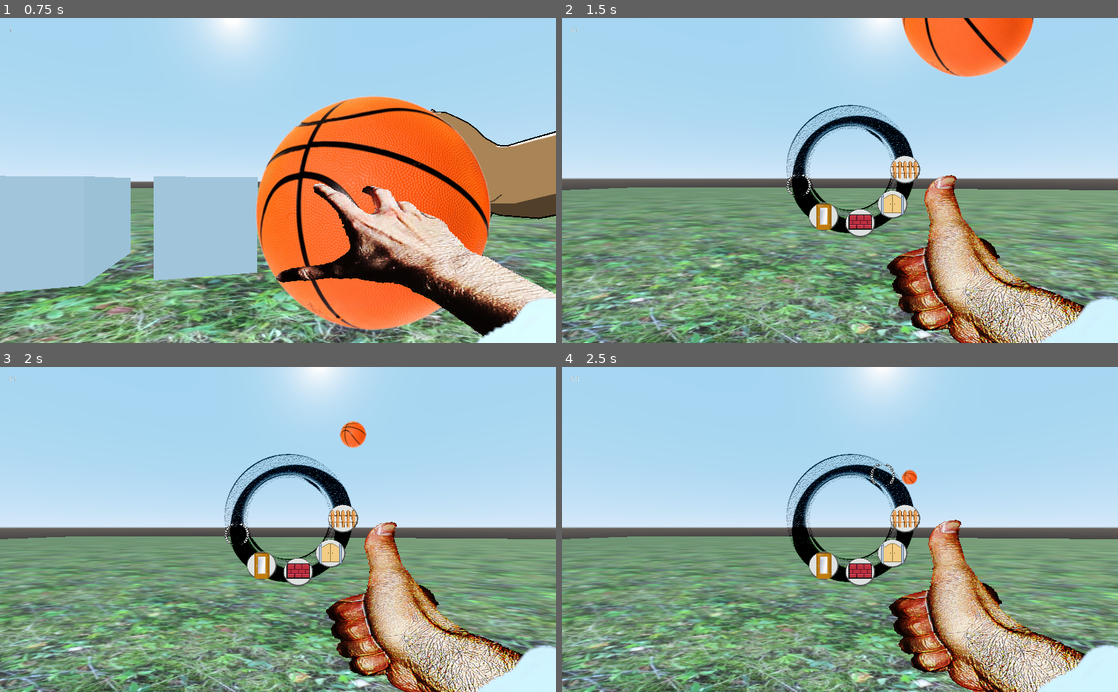
Above: before the commit, frames 1-4 (two rows, left to right).
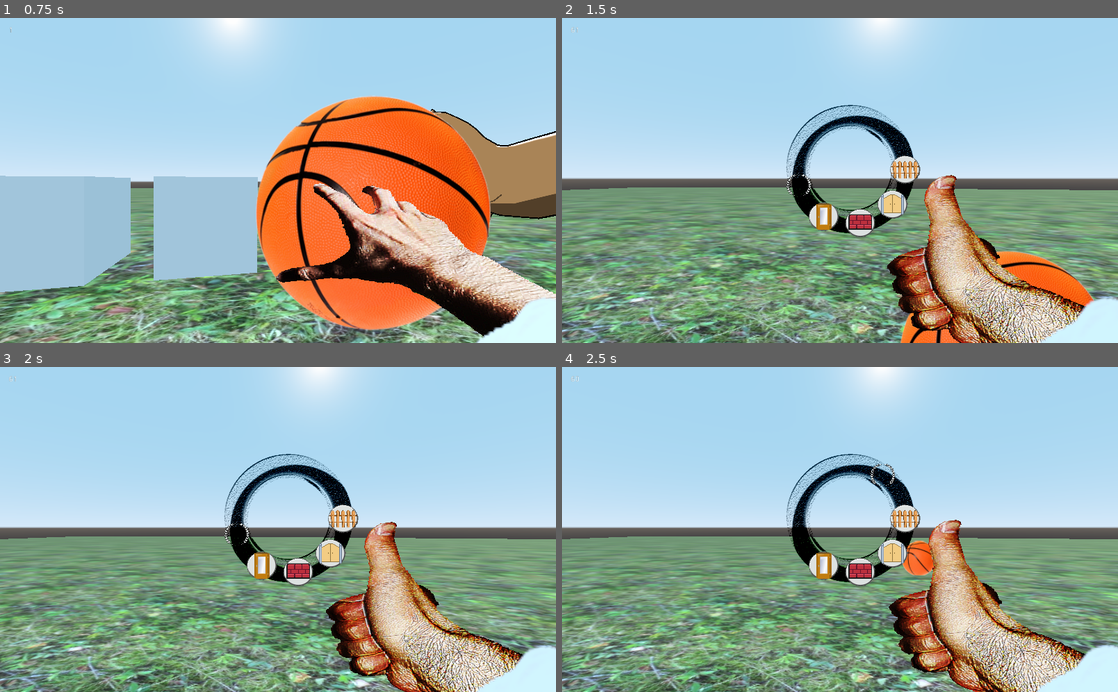
Above: after the commit, the same moments.

Repository: moehnked/HorseGame2
Game: Godot game, scene res://world.tscn
The game is run twice, just before and just after one commit, with the same random seed, the same clock (stepped at 60 frames per second) and the same inputs. The engine's default icon, where the game draws it, is replaced by a stand-in: a white triangle on a blue panel in a dark square.
Inputs (mouse positions are in pixels of both pictures, inside the frame that each line leads up to):
- Up to frame 1 (0.75 s): tap Enter at 0.5 s; move the mouse to (305, 180) at 0.52 s; press the mouse at (305, 180) at 0.53 s; hold W (move_forward) from 0.53 s (still down); tap E (engage) at 0.6 s
- Up to frame 2 (1.5 s): keep holding W (move_forward); tap Space (jump) at 0.77 s; move the mouse to (812, 180) at 1.27 s; release the mouse at (812, 180) at 1.28 s; click (812, 180) at 1.35 s
- Up to frame 3 (2 s): keep holding W (move_forward); tap Space (jump) at 1.52 s; tap E (engage) at 1.55 s
- Up to frame 4 (2.5 s): move the mouse to (895, 458) at 2.02 s; release W (move_forward) at 2.03 s; press the mouse at (895, 458) at 2.03 s; hold D (move_right) from 2.03 s (still down); tap E (engage) at 2.1 s

Frame 1 is identical in both runs. In frame 2, 5.1% of the frame differs, in the area x 60-96%, y 0-100%; in frame 3, 0.3%; in frame 4, 0.6%.

Commit message:
basketball complete

Diff:
--- a/Scripts/Items/Basketball.gd
+++ b/Scripts/Items/Basketball.gd
@@ -1,12 +1,11 @@
 extends "res://Scripts/Item.gd"
-var is_takeable = false
 var parent_transform = null
 var playerRef = null
-
+export var launch_power = 100
 
 func _process(delta):
 	if parent_transform != null:
-		global_transform.origin = parent_transform.global_transform.origin
+		owner.global_transform.origin = parent_transform.global_transform.origin
 
 		if Input.is_action_just_released("standard"):
 			shoot_basket()
@@ -16,22 +15,22 @@
 
 func enable_collisions():
 	owner.set_collision_mask_bit(2, 1)
+	is_interactable = true
 
 func interact(controller):
-	if(!is_takeable):
-		print("HAHAHHAHA BASKETBALL")
-		controller.inventory.append(self)
-		is_interactable = false
-		controller.clear()
-		playerRef = controller.owner
-		parent_transform = playerRef.get_palm()
-		playerRef.revoke_casting()
-		playerRef.revoke_menu_options()
-		disable_collisions()
+	print("HAHAHHAHA BASKETBALL")
+	controller.inventory.append(self)
+	is_interactable = false
+	controller.clear()
+	playerRef = controller.owner
+	parent_transform = playerRef.get_palm()
+	playerRef.revoke_casting()
+	playerRef.revoke_menu_options()
+	disable_collisions()
 
 
 func shoot_basket():
-	var dir = 100 * (parent_transform.global_transform.origin - playerRef.global_transform.origin)
+	var dir = launch_power * (parent_transform.global_transform.origin - playerRef.global_transform.origin)
 	owner.apply_central_impulse(dir)
 	parent_transform = null
 	playerRef.restore_menu_options()
--- a/prefabs/Items/Basketball.tscn
+++ b/prefabs/Items/Basketball.tscn
@@ -5,8 +5,8 @@
 [ext_resource path="res://Scripts/Items/Basketball.gd" type="Script" id=3]
 
 [sub_resource type="PhysicsMaterial" id=1]
-friction = 2.0
-bounce = 0.5
+friction = 1.7
+bounce = 0.8
 
 [sub_resource type="SphereShape" id=2]
 radius = 0.66136
@@ -17,13 +17,17 @@
 [node name="Basketball" type="RigidBody"]
 collision_layer = 0
 collision_mask = 5
-mass = 10.0
+mass = 4.08163
 physics_material_override = SubResource( 1 )
+axis_lock_angular_x = true
+axis_lock_angular_y = true
+axis_lock_angular_z = true
 
 [node name="Item" parent="." instance=ExtResource( 1 )]
 script = ExtResource( 3 )
 icon = "res://Sprites/Items/Basketball_Icon.png"
 itemName = "Basketball"
+launch_power = 30
 
 [node name="Item_Mesh" parent="Item" index="0"]
 visible = false
